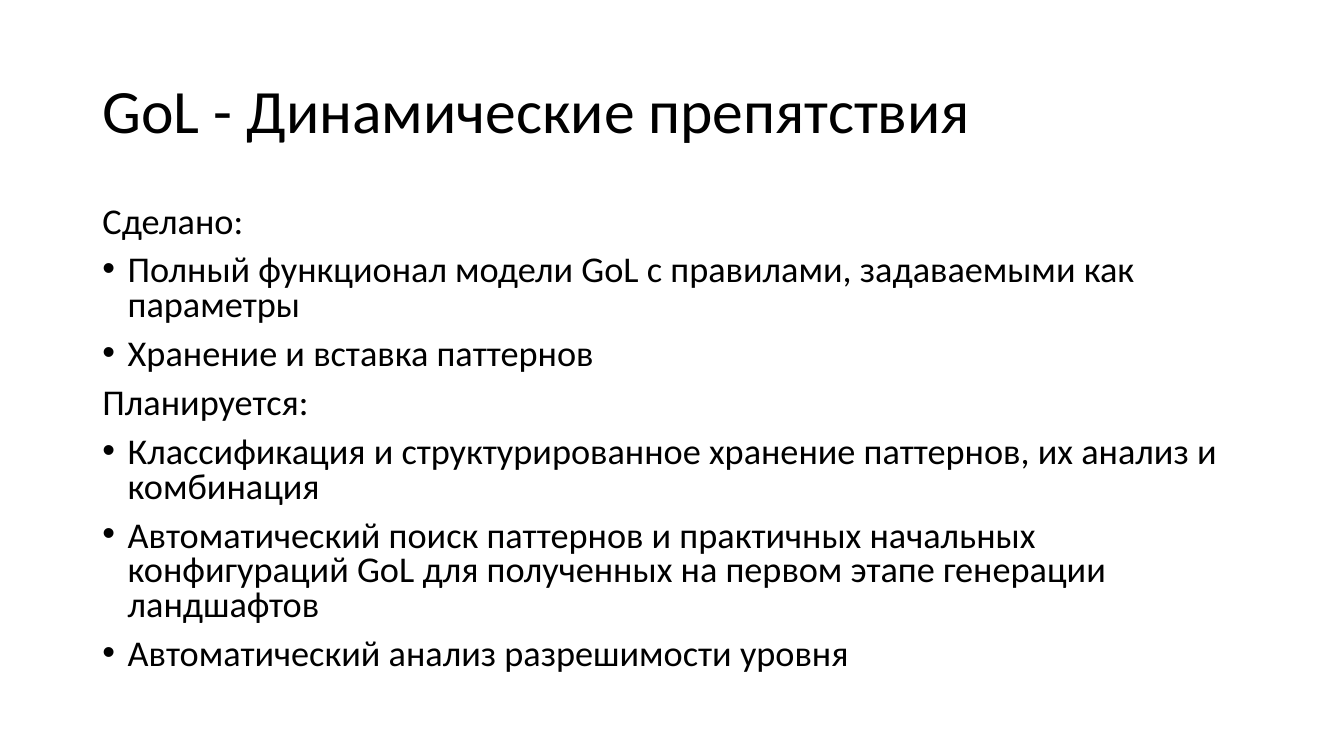
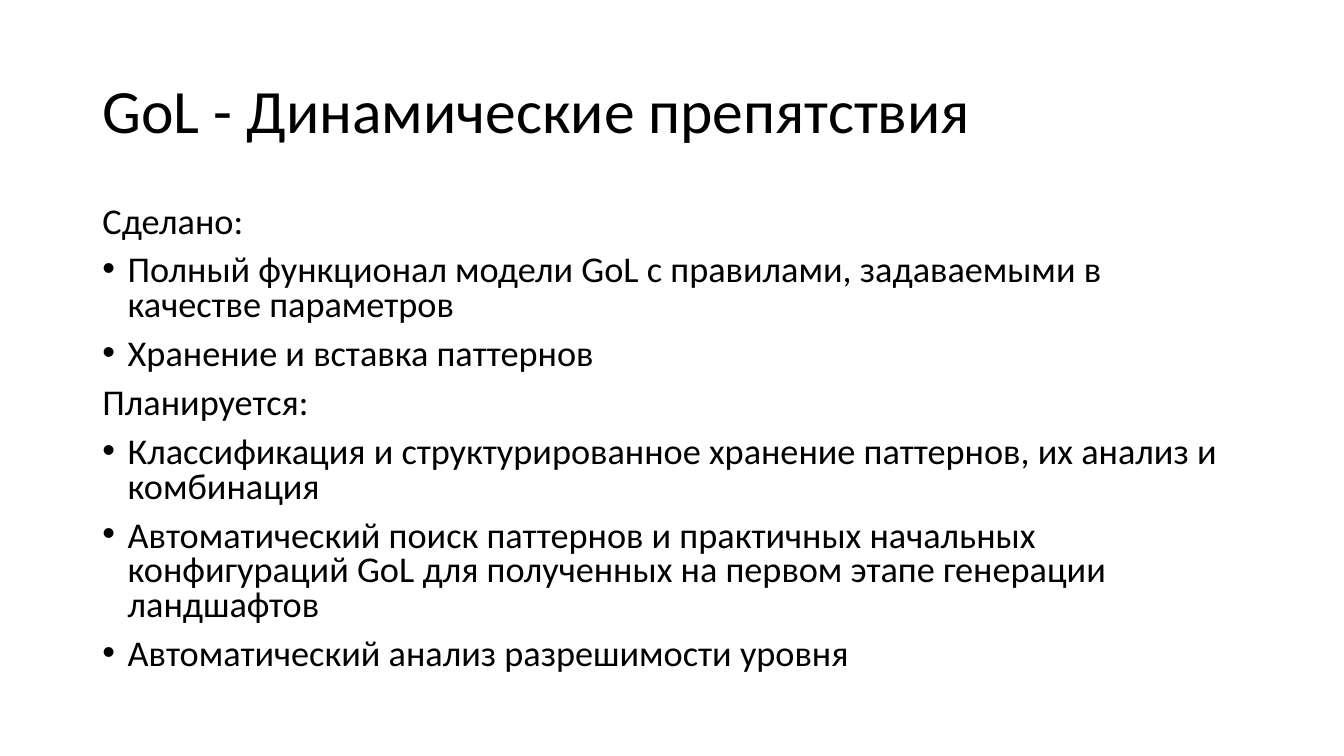
Before and after one commit to zarond/LifeOfGame-prot, a slide deck: slide 12 of GameDev.pptx (slide 11 before the commit). Drawn at 1344x756 pixels with LibreOffice and Linux fonts; fonts in the diff are those of the drawing. Boxes give left, top, right and bottom in pixels: in the first picture for what was removed or moved away, otherwise in the second. Text is boxed around its words. In the diff, an @@ line names an element or a change of style, - is before the commit and + after.

Commit message:
Presentation update

```diff
--- a/GameDev.pptx
+++ b/GameDev.pptx
@@ text at <box>128,257,1101,323</box>: text changed @@
-• Полный функционал модели GoL с правилами, задаваемыми как параметры
+• Полный функционал модели GoL с правилами, задаваемыми в качестве параметров
```
Also in this commit, not shown: 3 slides added.
